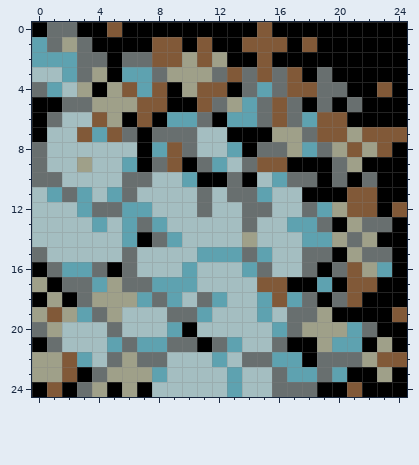
Pixel-art sprite, stored at py/game_export/s_newroad_soph/s_newroad_3.png. Above: the version before the commit.
The file is 25x25 pixels.
Now the later version:
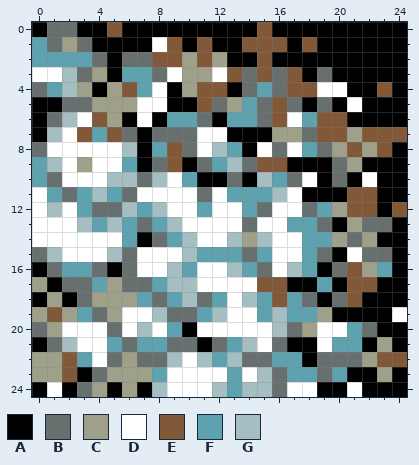
Palette (. is transparent): A #000000  B #686f6f  C #9fa089  D #ffffff  E #815938  F #5ea2b0  G #a4bec1
Diff:
@@ x 0..24 @@
  0 ABBAAEAAAAAAAAAEAAAAAAAAA
- 1 FBCBAAAAEEAEAAEEEAEAAAAAA
- 2 FFFBBABBEECECAAEAAAAAAAAA
- 3 GGFBCAFFBCCCBEBEBEABAAAAA
- 4 BFGCACEFEACEEABFBEEBBAAEA
- 5 AABBCCCEEAAEBCFBEBABABAAA
- 6 ABGGECAEAFFBAFFBEBFEEAAAA
- 7 AGGEFEBABBBGGAAACCBEECEEE
- 8 BGGGGGGAFEBGGFABBCFBCECEA
- 9 BGGCGGFABEABFGBEEAAABCAAA
-10 BBGGGGBBGGFAABAGFBBABABAA
-11 GFBFGFBGGGGBGBBFGGAAAEEAA
-12 GGGFBBFFGGGBGGBBGGBFCEEAE
-13 GGGGFGFBFGGGGGBGGFFBACBBA
-14 GGGGGGFABFGGGGCGGGFFCBCAA
-15 BGGGGGBGGGGFFFBFGGBBACBBA
-16 ABFFBABGGGFGGGFBGGBABECFA
-17 CABBFCBBFFFGGGGEEAAFAEEAA
-18 ACABCCCFBFGBFGGFEFBABEAAA
-19 CECFBCGGGBBFGGGFGBBCAAAAE
-20 BCGGGBGGGFAGGGGGFBCCCFBAA
-21 ABGGGFBFFBBABFGGBAACFFACA
-22 CCEFGBCBBGGGFGBBFFABBBCEE
-23 CCEABCCCFGGGGFGGBFFBFAACA
-24 AEABCACAGGGGGFGGBBBAAEAAA
+ 1 FBCBAAAADEAEAAEEEAEAAAAAA
+ 2 FFFFBABBEECECAAEAAAAAAAAA
+ 3 DDGBCAFFBDCCDEBEBEABAAAAA
+ 4 BFGCACEFDACEEABFBEEDDAAEA
+ 5 AABBCCCDDAAEBCFBEBABADAAA
+ 6 ABGDECADAFFBAFFBEDFEEAAAA
+ 7 AGDEFEBABBBDDAAACCBEECEEE
+ 8 BDDDDDGAFEBDGFADBDFBCECEA
+ 9 FGDCDDFABEABFGBEEAAABCAAA
+10 FBDDDGGBGDFAABAGFBDABADAA
+11 DFBFGFBDDDDBDFFFGDAAAEEAA
+12 DGDFBBGFGDDFDDFBDDBFCEEAE
+13 DDDGFGFBFGDDDDBDDFFBACBBA
+14 DDDDDDFABFGDDGCGDDFFCBCAA
+15 BGDDDGBDDDGFFFBFDDFBADBBA
+16 ABFFBABDDGFDDGFBDGFABECFA
+17 CABBFCBBFGGDDDDEEAAFAEEAA
+18 ACABCCCFBFGBFDGFEFBABEAAA
+19 CECFBCDDGBBFGDDFGFFCAAAAD
+20 BCDDDBDGDFADDDDDGBCDDFBAA
+21 ABGDDFBFFBBABFGDBAADFFACA
+22 CCEFDBCBBGDGFGBBFFABBBCEE
+23 CCEABCCCFDDDDFDGBFFBFAACA
+24 ADABCACAGDDDGFGGBDDAADAAA
